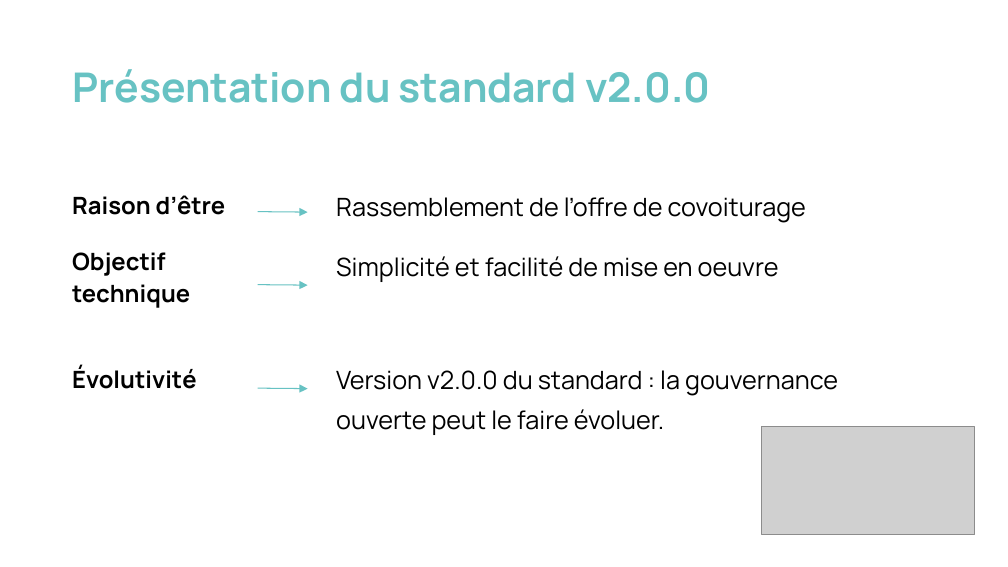
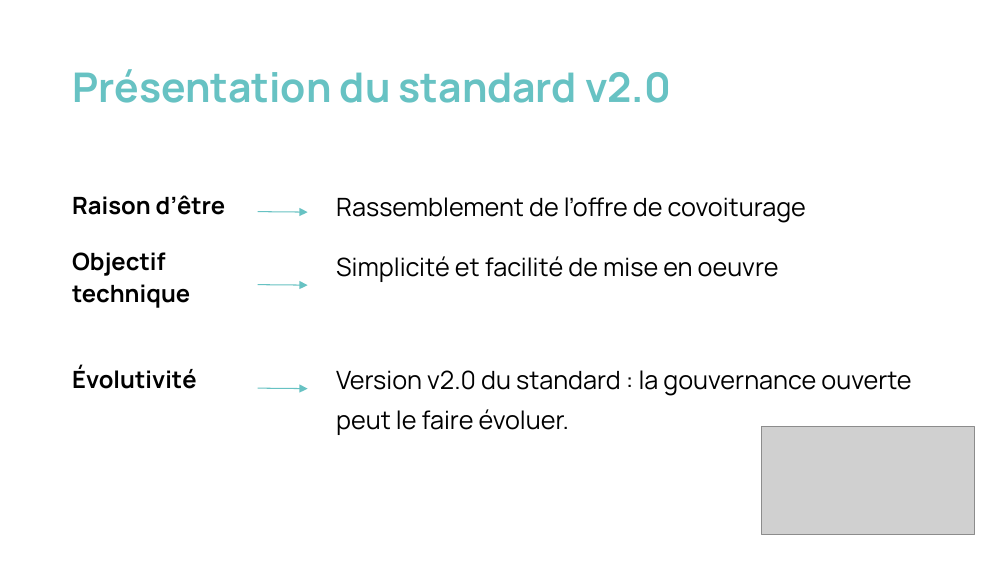
Before and after one commit to fabmob/rdexplus, a slide deck: slide 4 of resources/rdexplus_presentation-fr.odp. Drawn at 1008x567 pixels with LibreOffice and Linux fonts; fonts in the diff are those of the drawing; grey boxes stand for pictures. Boxes give left, top, right and bottom in pixels: in the first picture for what was removed or moved away, otherwise in the second. Text is boxed around its words. In the diff, an @@ line names an element or a change of style, - is before the commit and + after.

```diff
--- a/resources/rdexplus_presentation-fr.odp
+++ b/resources/rdexplus_presentation-fr.odp
@@ title at (72, 69, 671, 103): text changed @@
-Présentation du standard v2.0.0
+Présentation du standard v2.0
@@ table at (62, 184, 925, 455) @@
-row 3, column 2: Version v2.0.0 du standard : la gouvernance ouverte peut le faire évoluer.
+row 3, column 2: Version v2.0 du standard : la gouvernance ouverte peut le faire évoluer.
```
Also in this commit, not shown: 3 other slides changed, 2 other files.
